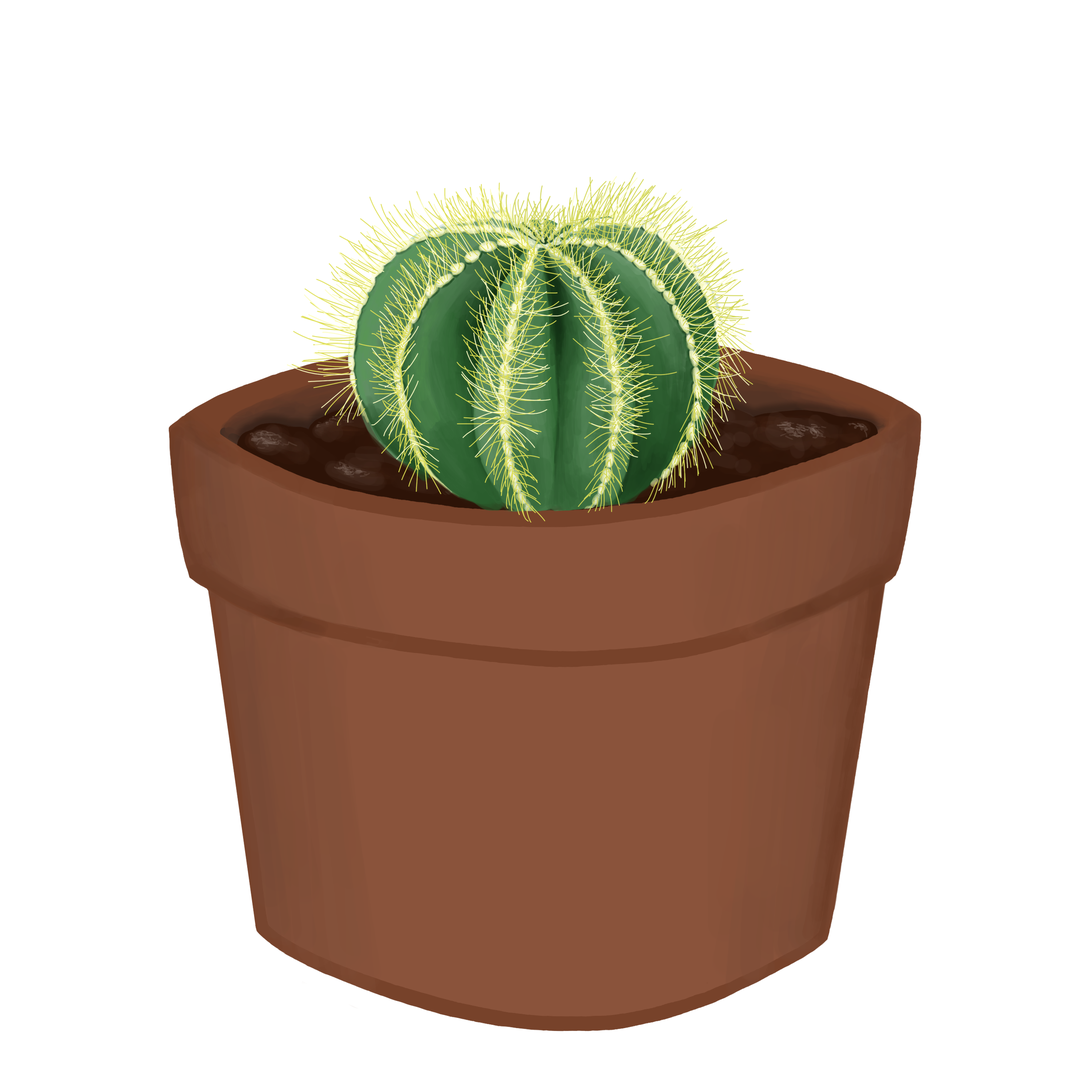
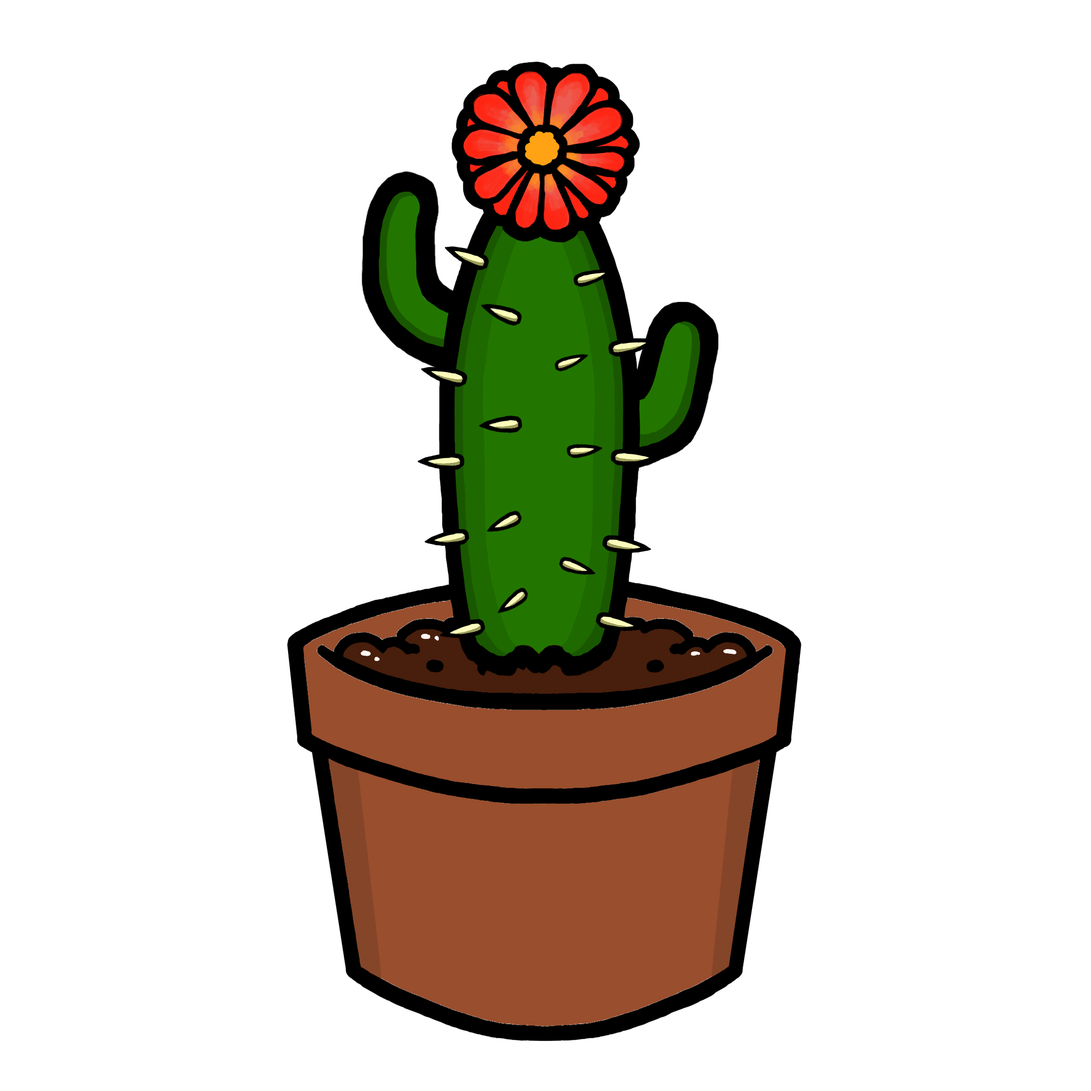
Layer changes from the first 1091 x 1091 image to the second:
removed layer "Paint Layer 7" over (x1=285, y1=150, x2=775, y2=524)
added group "Group 13" with 17 layers above "Paint Layer 12 Merged" over (x1=400, y1=234, x2=665, y2=660)
added layer "Paint Layer 12" (1st of 17, in "Group 13") in group "Group 13" over (x1=478, y1=290, x2=526, y2=338)
added layer "Paint Layer 12" (2nd of 17, in "Group 13") in group "Group 13" over (x1=470, y1=394, x2=540, y2=442)
added layer "Paint Layer 12" (4th of 17, in "Group 13") in group "Group 13" over (x1=466, y1=492, x2=537, y2=540)
added layer "Paint Layer 12" (5th of 17, in "Group 13") in group "Group 13" over (x1=421, y1=234, x2=492, y2=282)
added layer "Paint Layer 12" (6th of 17, in "Group 13") in group "Group 13" over (x1=400, y1=353, x2=471, y2=400)
added layer "Paint Layer 12" (9th of 17, in "Group 13") in group "Group 13" over (x1=434, y1=613, x2=504, y2=660)
added layer "Paint Layer 12" (10th of 17, in "Group 13") in group "Group 13" over (x1=590, y1=607, x2=660, y2=654)
added layer "Paint Layer 12" (11th of 17, in "Group 13") in group "Group 13" over (x1=591, y1=515, x2=662, y2=563)
added layer "Paint Layer 12" (12th of 17, in "Group 13") in group "Group 13" over (x1=594, y1=427, x2=665, y2=474)
added layer "Paint Layer 12" (16th of 17, in "Group 13") in group "Group 13" over (x1=560, y1=422, x2=631, y2=493)
added layer "Paint Layer 12 Merged" above "Paint Layer 11" over (x1=442, y1=61, x2=652, y2=257)
renamed "Paint Layer 6" to "Paint Layer 11", painted on it over (x1=332, y1=162, x2=729, y2=699)
removed group "Group 5" (2 layers) over (x1=168, y1=322, x2=922, y2=1042)
removed layer "Paint Layer 3" from group "Group 5" over (x1=220, y1=368, x2=896, y2=579)
renamed "Paint Layer 2" to "Paint Layer 9", moved it out of group "Group 5", painted on it over (x1=168, y1=322, x2=922, y2=1042)
…and 7 more changes (7 added)
